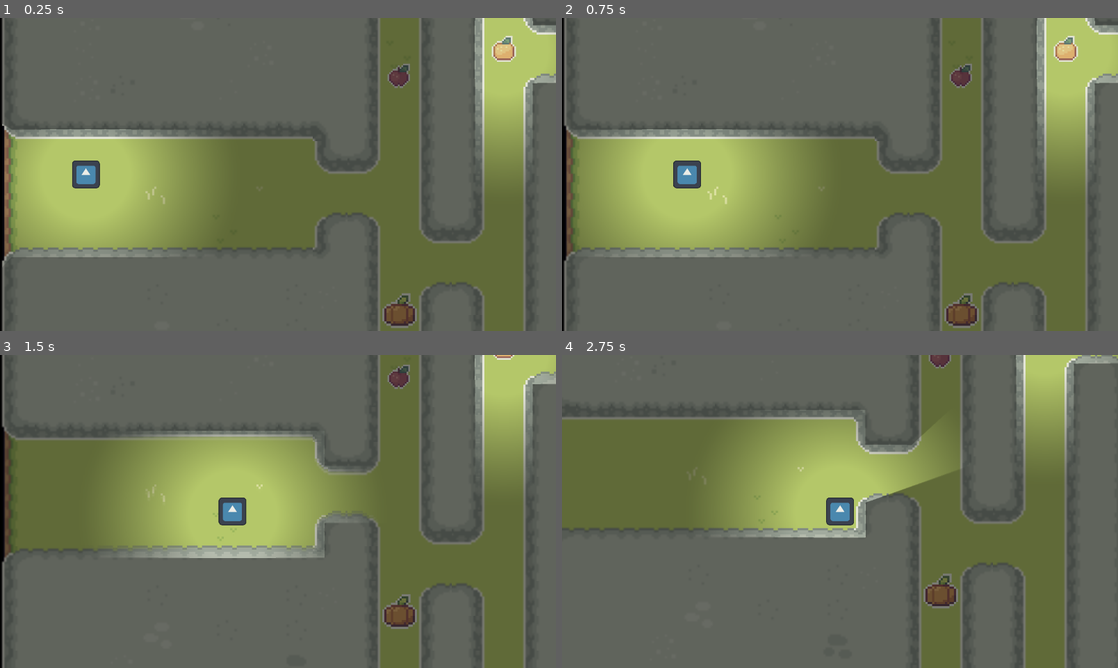
Above: before the commit, frames 1-4 (two rows, left to right).
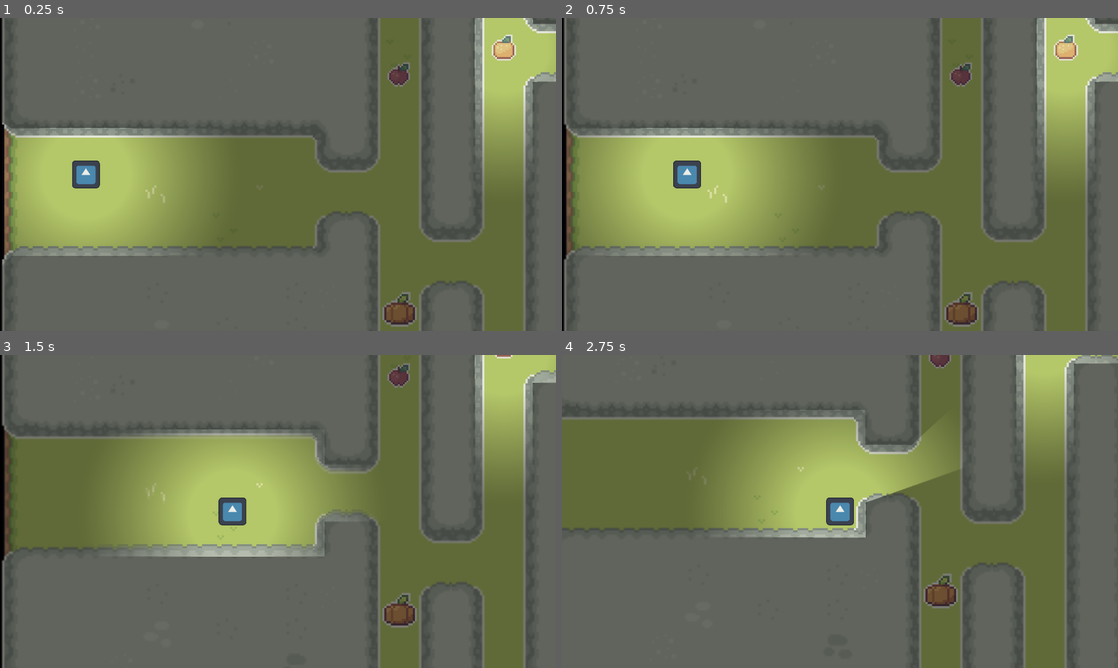
Above: after the commit, the same moments.

Repository: Max-Goad/infiltrate
Game: Godot game, scene res://scenes/test.tscn
Same seed, same stepped clock (60 frames per second), same inputs: the game is played once before the commit and once after it. The engine's default icon, where the game draws it, is replaced by a stand-in: a white triangle on a blue panel in a dark square.
Inputs (mouse positions are in pixels of both pictures, inside the frame that each line leads up to):
- Up to frame 1 (0.25 s): no input
- Up to frame 2 (0.75 s): tap Enter at 0.5 s; move the mouse to (962, 158) at 0.52 s; hold Right (player_right) from 0.53 s (still down); tap 1 (player_action_1) at 0.6 s; click (962, 158) at 0.67 s
- Up to frame 3 (1.5 s): tap 2 (player_action_2) at 0.8, 1.35 s; move the mouse to (166, 527) at 1.27 s; release Right (player_right) at 1.28 s; hold Down (player_down) from 1.28 s (still down)
- Up to frame 4 (2.75 s): tap 1 (player_action_1) at 1.55, 2.1 s; tap Space at 2 s; move the mouse to (895, 442) at 2.02 s; release Down (player_down) at 2.03 s; hold Right (player_right) from 2.03 s (still down); tap 2 (player_action_2) at 2.3 s

The runs differ from the first frame. In frame 1, 1.6% of the frame differs, in the area x 0-100%, y 0-100%; in frame 2, 1.6%; in frame 3, 1.3%; in frame 4, nothing differs.

Commit message:
Added a test collision tracer for the purposes of checking how many walls are between 2 points

Diff:
--- a/scenes/test.tscn
+++ b/scenes/test.tscn
@@ -6,6 +6,7 @@
 [ext_resource type="Script" path="res://scripts/components/character_movement_component.gd" id="2_7mp8f"]
 [ext_resource type="PackedScene" uid="uid://sh3yljpf73t7" path="res://scenes/map_renderer.tscn" id="2_23s2m"]
 [ext_resource type="Texture2D" uid="uid://blekdvsvjpy3r" path="res://icon.svg" id="2_ksu86"]
+[ext_resource type="Script" path="res://scripts/test_collision_tracer.gd" id="5_s0x0e"]
 [ext_resource type="Script" path="res://scripts/components/light_component.gd" id="7_8fgcr"]
 [ext_resource type="Texture2D" uid="uid://cmfcljg7o24ka" path="res://resources/art/Sprout Lands Pack/Objects/Items/All items.png" id="8_8p8fv"]
 [ext_resource type="Script" path="res://scripts/map_bounded_follow_camera.gd" id="9_36oxv"]
@@ -57,7 +58,7 @@
 tile_map_data = PackedByteArray("AAAEAAIAAwABAAEAAAAOAAwAAwABAAEAAAAOAAsAAwABAAEAAAAOAAoAAwABAAEAAAAOAAkAAwABAAEAAAAOAA …(97200 unchanged characters)…
 tile_set = ExtResource("1_3taul")
 
-[node name="Walls" type="TileMapLayer" parent="Map"]
+[node name="Wallz" type="TileMapLayer" parent="Map"]
 scale = Vector2(5, 5)
 tile_map_data = PackedByteArray("AAANABEAAQABAAEAAAANAA0AAQACAAIAAAAMABEAAQABAAEAAAAMAA0AAQAAAAIAAAANABgAAQABAAEAAAAOAB …(43280 unchanged characters)…
 tile_set = ExtResource("1_3taul")
@@ -101,9 +102,20 @@
 scale = Vector2(4, 4)
 shape = SubResource("RectangleShape2D_d7vq2")
 
+[node name="TestCollisionTracer" type="Node2D" parent="." node_paths=PackedStringArray("target")]
+position = Vector2(1910, 560)
+script = ExtResource("5_s0x0e")
+target = NodePath("../Player")
+
+[node name="RayCast2D" type="RayCast2D" parent="TestCollisionTracer"]
+position = Vector2(-30, 0)
+target_position = Vector2(-10, 0)
+hit_from_inside = true
+collide_with_areas = true
+
 [node name="Player" type="CharacterBody2D" parent="."]
 texture_filter = 1
-position = Vector2(198, 557)
+position = Vector2(198, 560)
 script = ExtResource("1_qruvv")
 
 [node name="AnimatedSprite2D" type="AnimatedSprite2D" parent="Player"]
@@ -139,3 +151,4 @@
 lights = [NodePath("../../Player/LightComponent"), NodePath("../../Test Static Light/LightComponent")]
 occluders = [NodePath("../../Test Light Occluder/LightOccluder2D")]
 overlay_sprites = [NodePath("../../Test Visible Object"), NodePath("../../Test Light Occluder/Sprite")]
+show_editor_overlay = true
--- /dev/null
+++ b/scripts/test_collision_tracer.gd
@@ -0,0 +1,72 @@
+class_name TestCollisionTracer extends Node2D
+
+#region Variables
+@export var target: Node2D
+
+@onready var raycast: RayCast2D = $RayCast2D
+
+var ready_to_fire := true
+var found_target := false
+
+var counter = 0
+var is_colliding_with_wall := false
+#endregion
+
+#region Signals
+#endregion
+
+#region Engine Functions
+func _ready() -> void:
+	assert(target)
+
+func _process(_delta: float) -> void:
+	if Input.is_action_just_pressed("player_action_1"):
+		if ready_to_fire:
+			_fire()
+	if Input.is_action_just_pressed("player_action_2"):
+		print(raycast.is_colliding())
+		if raycast.is_colliding():
+			print(raycast.get_collider())
+			print(raycast.get_collider_rid())
+			print(raycast.get_collider_shape())
+			print(raycast.get_collision_point())
+	# ready_to_fire = true
+	#var params = PhysicsRayQueryParameters2D.create(global_position, target.global_position)
+	#var result = get_world_2d().direct_space_state.intersect_ray(params)
+	#print(result)
+
+
+#endregion
+
+#region Public Functions
+#endregion
+
+#region Private Functions
+func _fire():
+	raycast.target_position = (target.global_position - global_position).normalized()
+	while true:
+		raycast.global_position = raycast.global_position.move_toward(target.global_position, 1)
+		raycast.force_raycast_update()
+		#print("raycast @ %s is colliding? %s" % [raycast.global_position, raycast.is_colliding()])
+		if raycast.is_colliding():
+			var collider = raycast.get_collider()
+			if collider is TileMapLayer:
+				if not is_colliding_with_wall:
+					print("enter wall @ %s" % raycast.global_position)
+					is_colliding_with_wall = true
+					counter += 1
+			elif collider == target:
+				print("found target (through %s walls)" % counter)
+				_reset()
+				return
+		else:
+			if is_colliding_with_wall:
+				print("exit wall @ %s" % raycast.global_position)
+				is_colliding_with_wall = false
+
+func _reset():
+	found_target = true
+	raycast.global_position = global_position
+	ready_to_fire = true
+	counter = 0
+#endregion
Not shown: 1 places in scenes/test.tscn that only renumber resources
